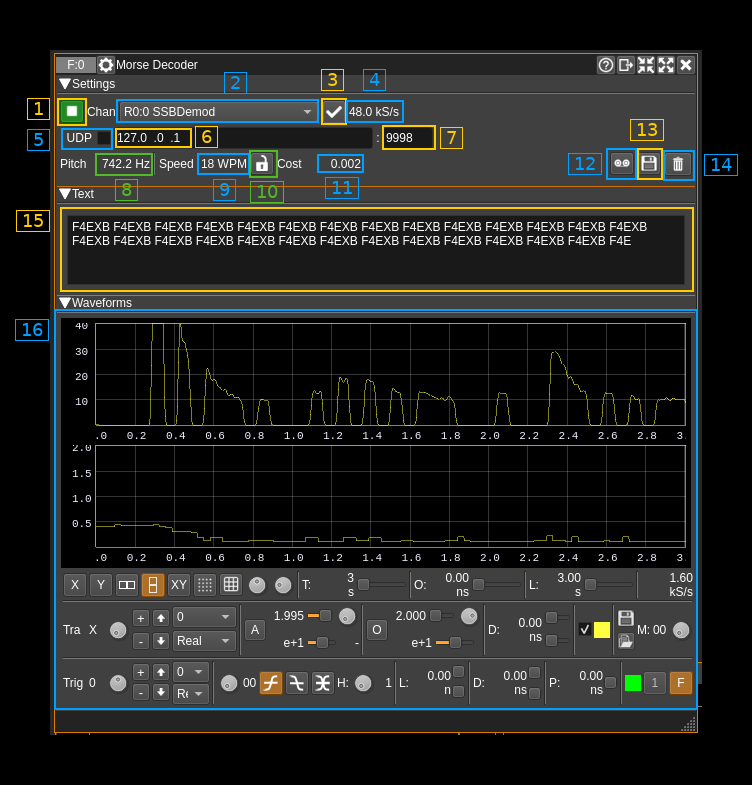
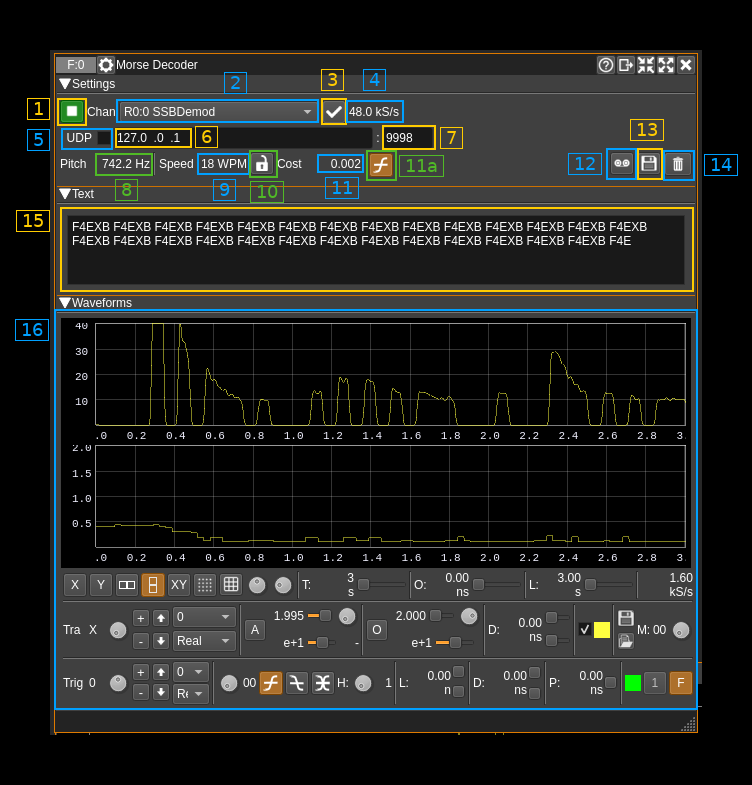
Comparing the layer stacks of the two 752x785 images. Changes:
added layer "11a" above "Overlay11a" over [399, 155, 444, 177]
added layer "Overlay11a" above "11" over [366, 150, 397, 181]
added layer "Pasted Layer #1" above "Pasted Layer" over [368, 151, 396, 179]
